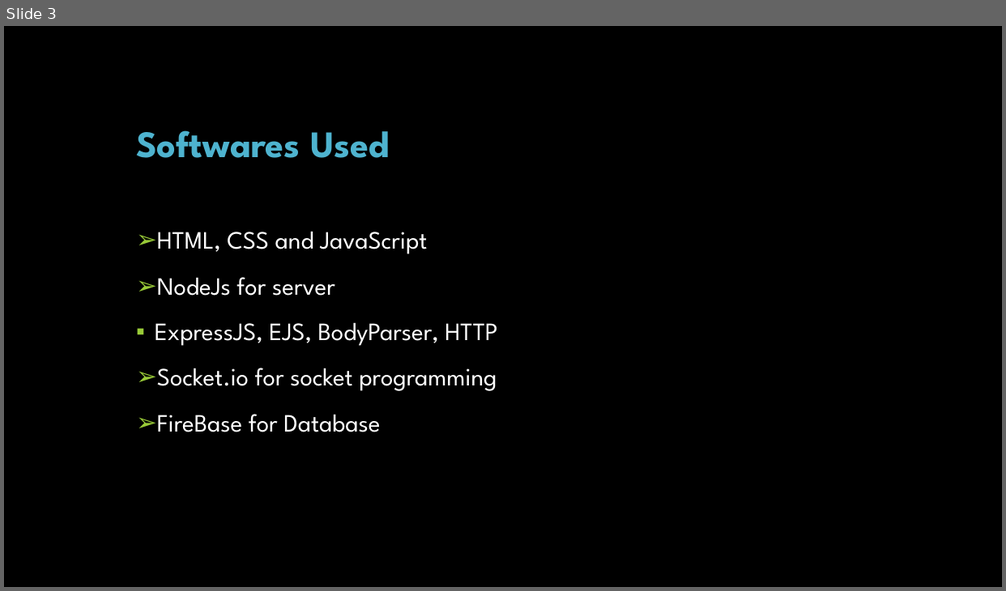
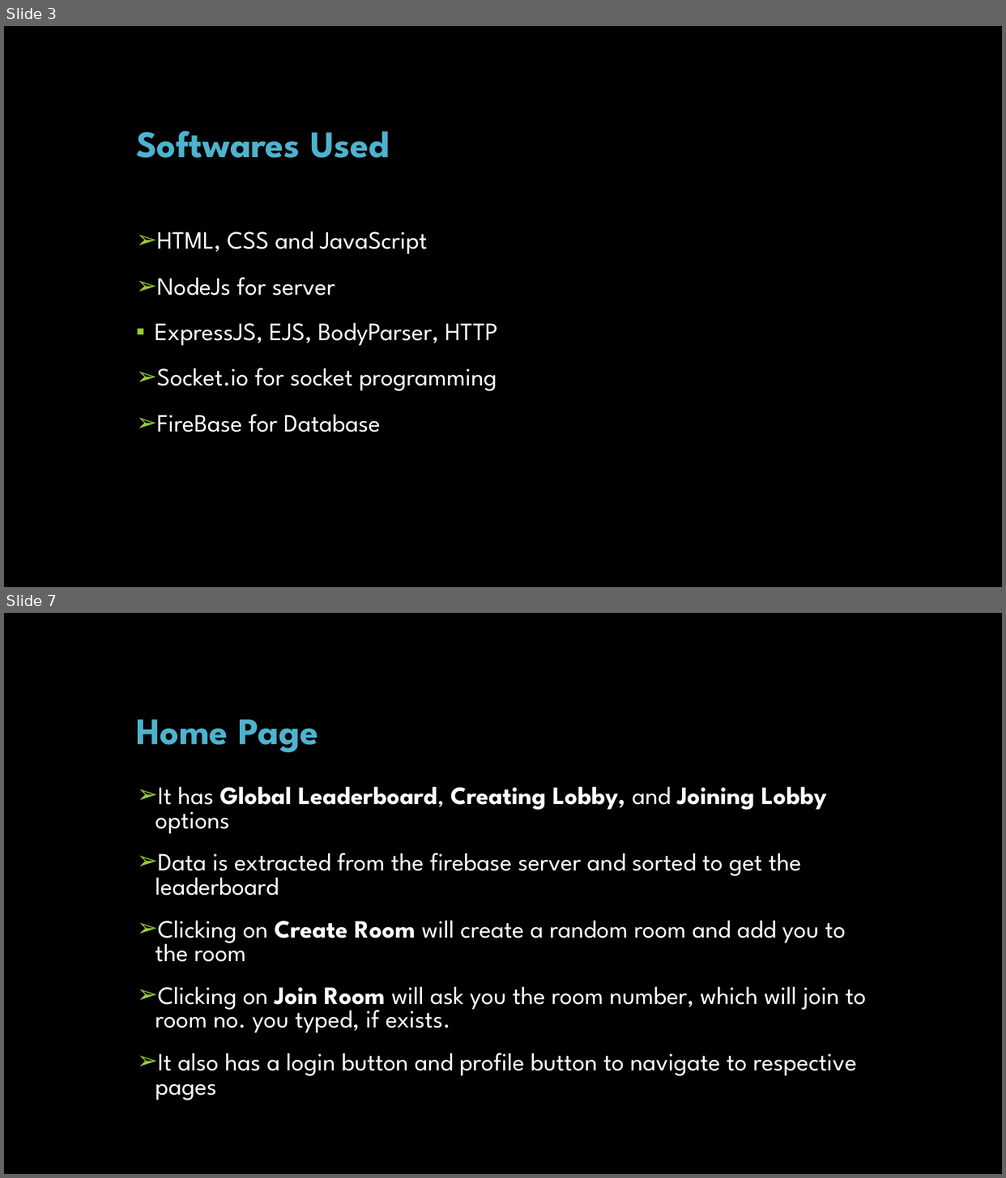
Before and after one commit to KusalG05/Theen-Titans, a slide deck: Theen-Titans.pptm. Shown one above the other, each under a label of ours: slide 3 before the commit, slides 3 and 7 after it; the slides between them are not shown. The pictures are 1006x591 and 1006x1178 pixels, drawn with LibreOffice and Linux fonts; fonts in the diff are those of the drawing; background and template pictures are left out. Boxes give left, top, right and bottom in pixels: in the first picture for what was removed or moved away, otherwise in the second. Text is boxed around its words. In the diff, an @@ line names an element or a change of style, - is before the commit and + after.

```diff
--- a/Theen-Titans.pptm
+++ b/Theen-Titans.pptm
@@ slide 7 added at (x1=4, y1=613, x2=1002, y2=1174), background picture (left out) @@
@@ title added at (x1=136, y1=719, x2=318, y2=752), 36 pt, text #4EB3CF, bold @@
+Home Page
@@ text added at (x1=155, y1=786, x2=866, y2=1101), 24 pt, text #FFFFFF @@
+➢ It has Global Leaderboard, Creating Lobby, and Joining Lobby options
+➢ Data is extracted from the firebase server and sorted to get the leaderboard
+➢ Clicking on Create Room will create a random room and add you to the room
+➢ Clicking on Join Room will ask you the room number, which will join to room no. you typed, if exists.
+➢ It also has a login button and profile button to navigate to respective pages
```
Also in this commit, not shown: 1 slide changed, 5 other slides added, 1 slide removed, 4 other files.
